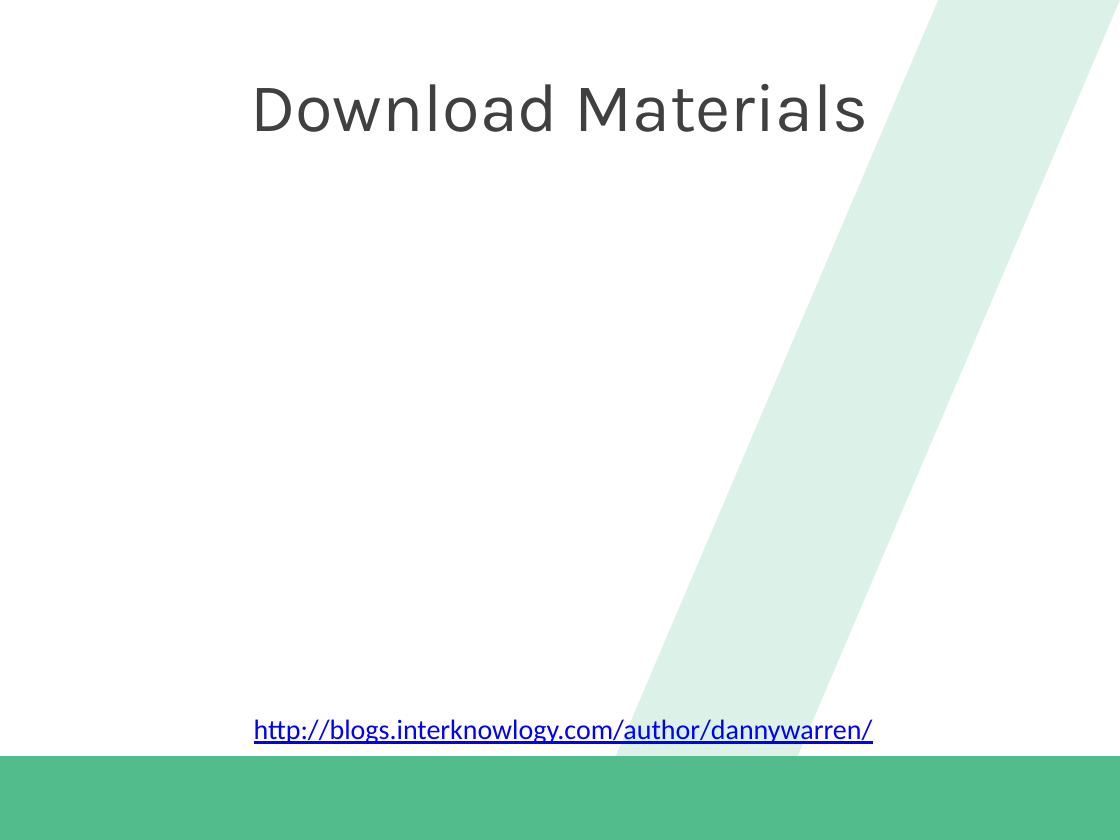
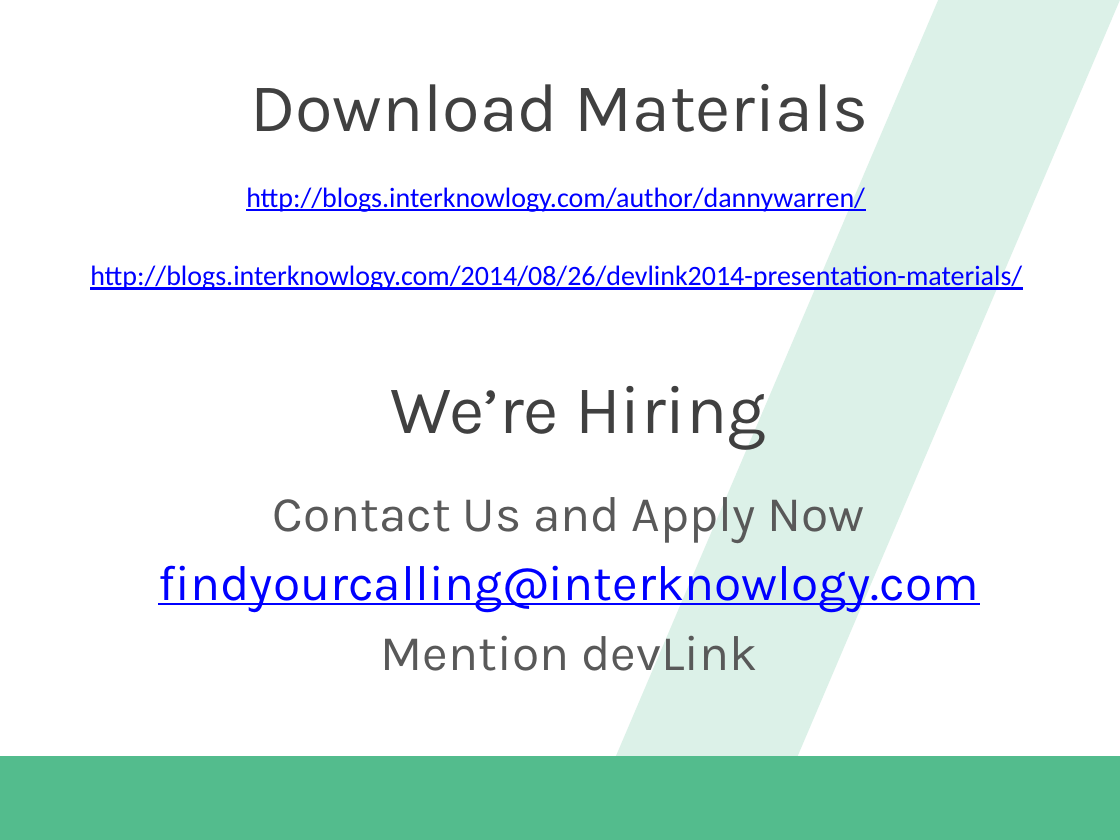
Before and after one commit to dannydwarren/WindowsLocationAndProximity, a slide deck: slide 8 of Master Windows 8.1 Location and Proximity Capabilities.pptx (slide 9 before the commit). Drawn at 1120x840 pixels with LibreOffice and Linux fonts; fonts in the diff are those of the drawing; background and template pictures are left out. Boxes give left, top, right and bottom in pixels: in the first picture for what was removed or moved away, otherwise in the second. Text is boxed around its words. In the diff, an @@ line names an element or a change of style, - is before the commit and + after.

```diff
--- a/Master Windows 8.1 Location and Proximity Capabilities.pptx
+++ b/Master Windows 8.1 Location and Proximity Capabilities.pptx
@@ text "http://blogs.interknowlogy.com/author/dannywarren/": place and size @@
-text "http://blogs.interknowlogy.com/author/dannywarren/" at (254,719,873,744)
+text "http://blogs.interknowlogy.com/author/dannywarren/" at (246,187,865,212)
@@ text added at (90,265,1022,290), 18 pt, text #0000FF, underline @@
+http://blogs.interknowlogy.com/2014/08/26/devlink2014-presentation-materials/
@@ text added at (390,386,766,450), 44 pt, text #404040 @@
+We’re Hiring
@@ text added at (158,497,978,671), 32 pt, text #595959 @@
+Contact Us and Apply Now
+findyourcalling@interknowlogy.com
+Mention devLink
```
Also in this commit, not shown: 4 other slides changed, 1 slide removed, 2 other files.
